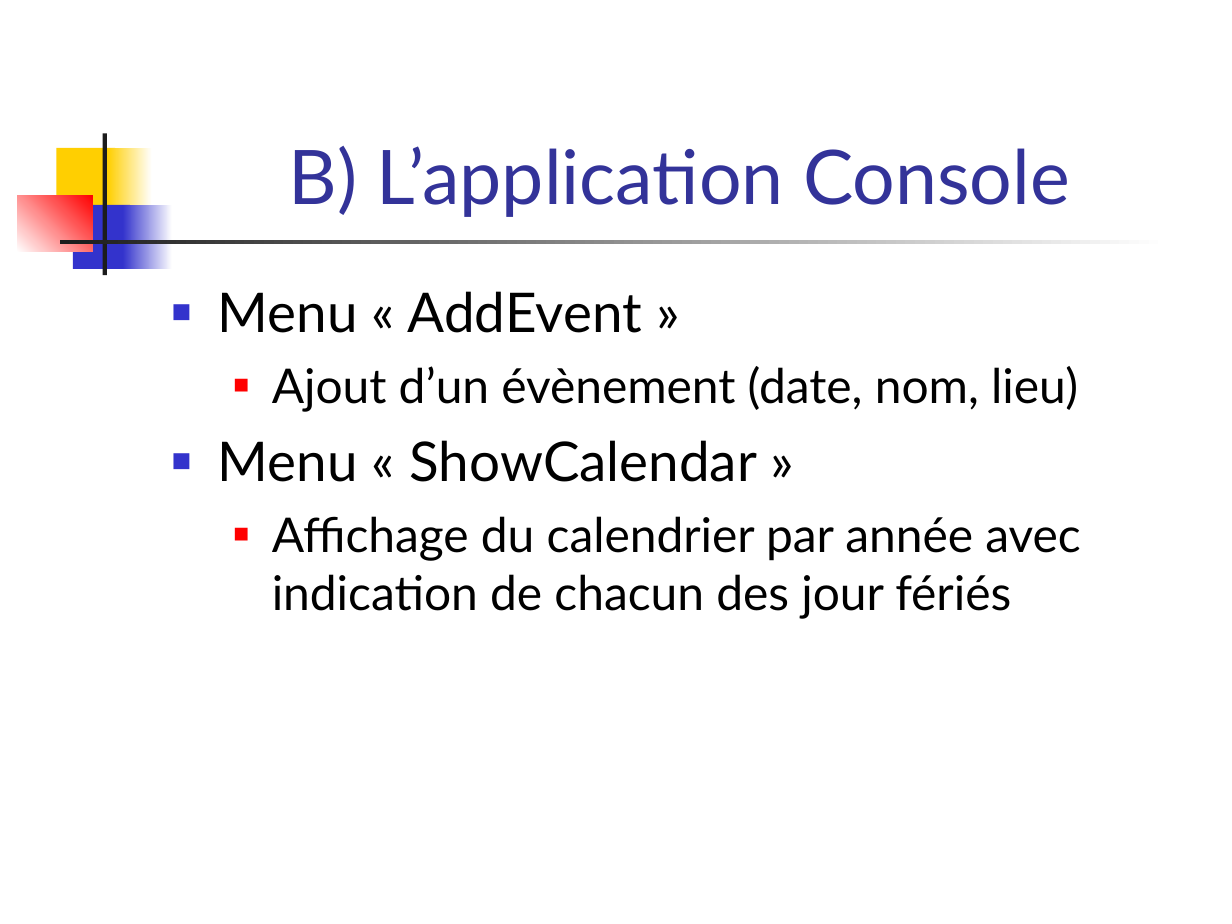
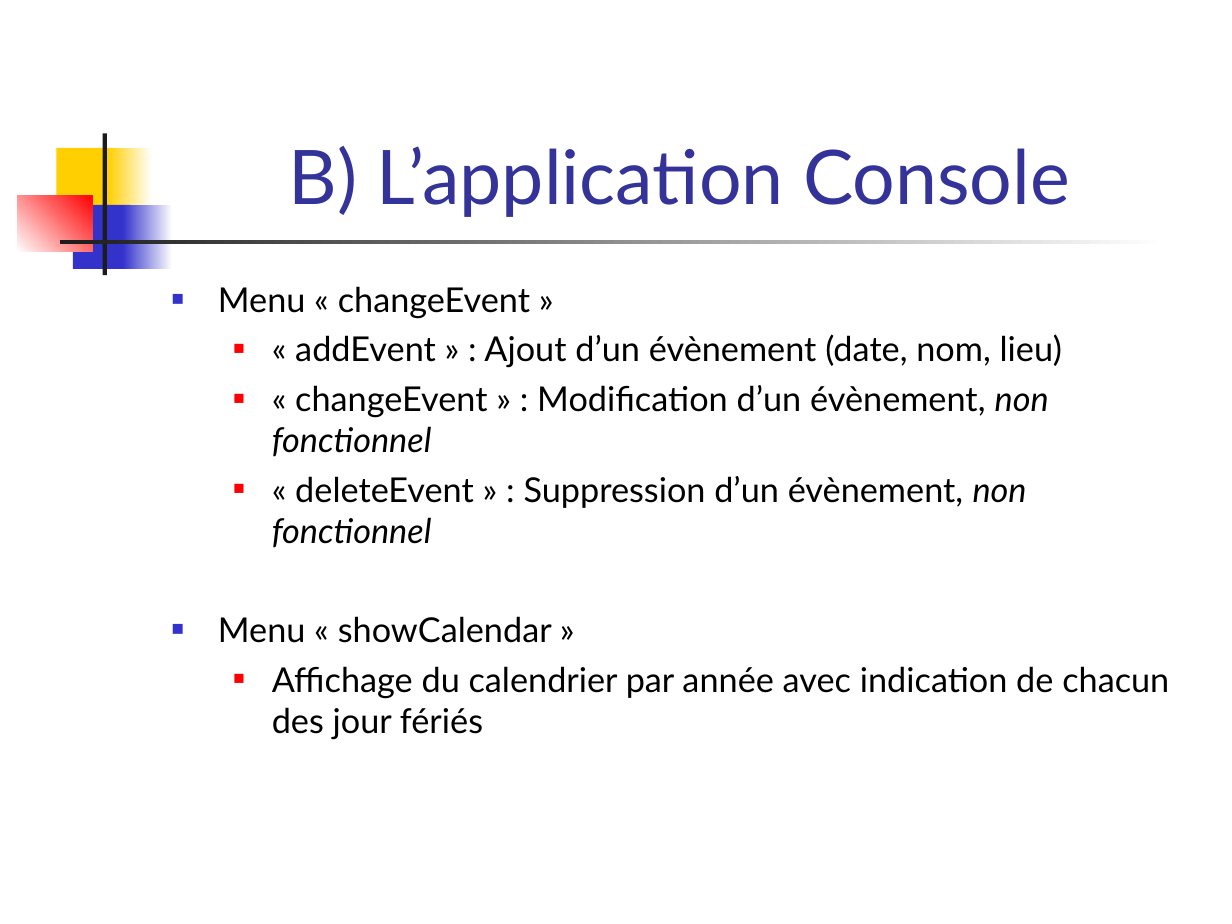
Before and after one commit to becharib/Calendar, a slide deck: slide 12 of Présentation/Soutenance projet.ppt. Drawn at 1232x924 pixels with LibreOffice and Linux fonts; fonts in the diff are those of the drawing. Boxes give left, top, right and bottom in pixels: in the first picture for what was removed or moved away, otherwise in the second. Text is boxed around its words. In the diff, an @@ line names an element or a change of style, - is before the commit and + after.

Commit message:
Fin de modification de la partie Présentation Application Console

```diff
--- a/Présentation/Soutenance projet.ppt
+++ b/Présentation/Soutenance projet.ppt
@@ text at <box>218,286,1062,643</box>: text changed; size 28 to 20 pt @@
-■ Menu « AddEvent »
-  ■ Ajout d’un évènement (date, nom, lieu)
-■ Menu « ShowCalendar »
+■ Menu « changeEvent »
+  ■ « addEvent » : Ajout d’un évènement (date, nom, lieu)
+  ■ « changeEvent » : Modification d’un évènement, non fonctionnel
+  ■ « deleteEvent » : Suppression d’un évènement, non fonctionnel
+■ Menu « showCalendar »
@@ text at <box>272,666,1169,739</box>: size 28 to 20 pt in "Affichage du calendrier par année avec indication ..."; less space between paragraphs @@
```
